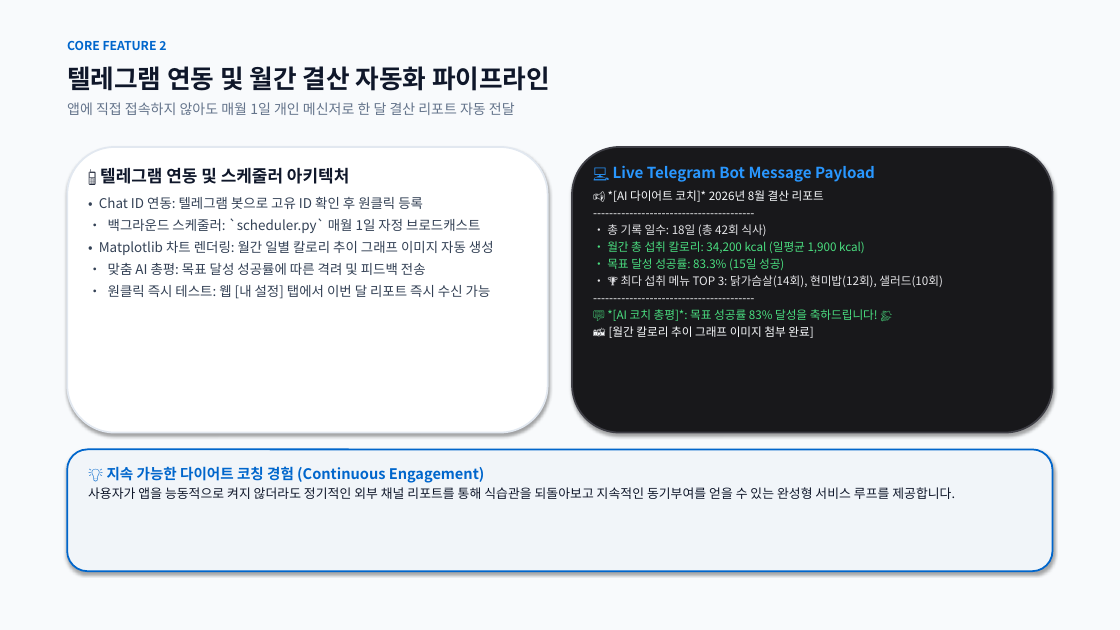
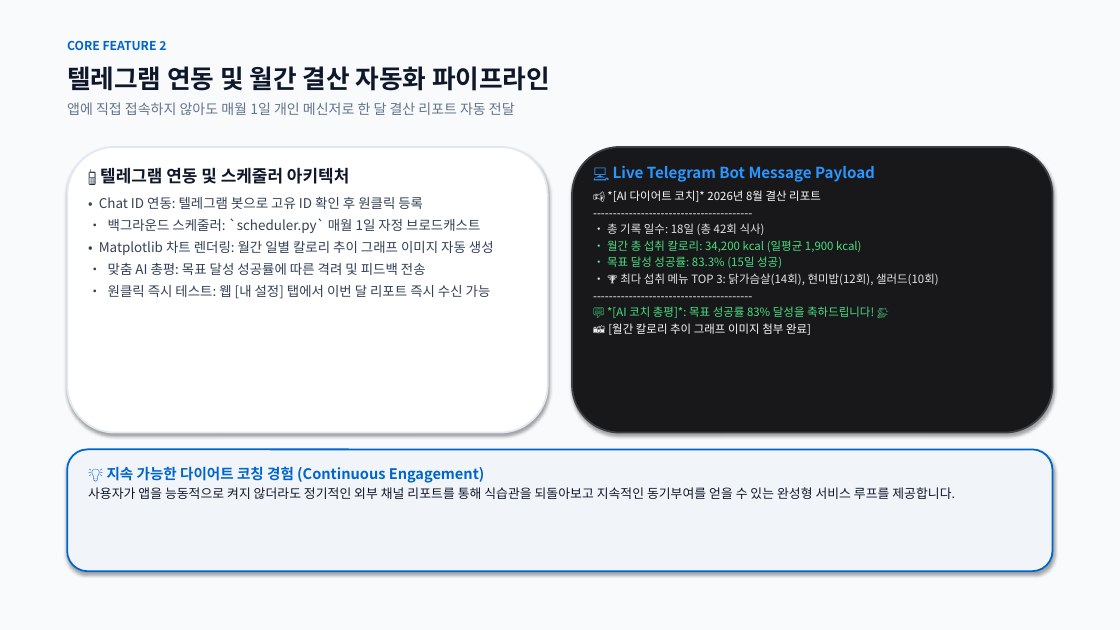
Before and after one commit to rye6837-web/impossible_to_get_lost_my_weight, a slide deck: slide 12 of AI_Diet_Coach_Presentation.pptx (slide 11 before the commit). Drawn at 1120x630 pixels with LibreOffice and Linux fonts; fonts in the diff are those of the drawing. Boxes give left, top, right and bottom in pixels: in the first picture for what was removed or moved away, otherwise in the second. Text is boxed around its words. In the diff, an @@ line names an element or a change of style, - is before the commit and + after.

```diff
--- a/AI_Diet_Coach_Presentation.pptx
+++ b/AI_Diet_Coach_Presentation.pptx
@@ text at box(607, 190, 939, 335): size 10 to 9.8 pt in "📢 *[AI 다이어트 코치]* 2026년 8월 결산 ...", "----------------------------------------", "• 총 기록 일수: 18일 (총 42회 ...", "• 월간 총 섭취 칼로리: 34,200 kcal ..." and 5 more places @@
```
Also in this commit, not shown: 5 other slides changed, 1 slide added, 2 other files.
